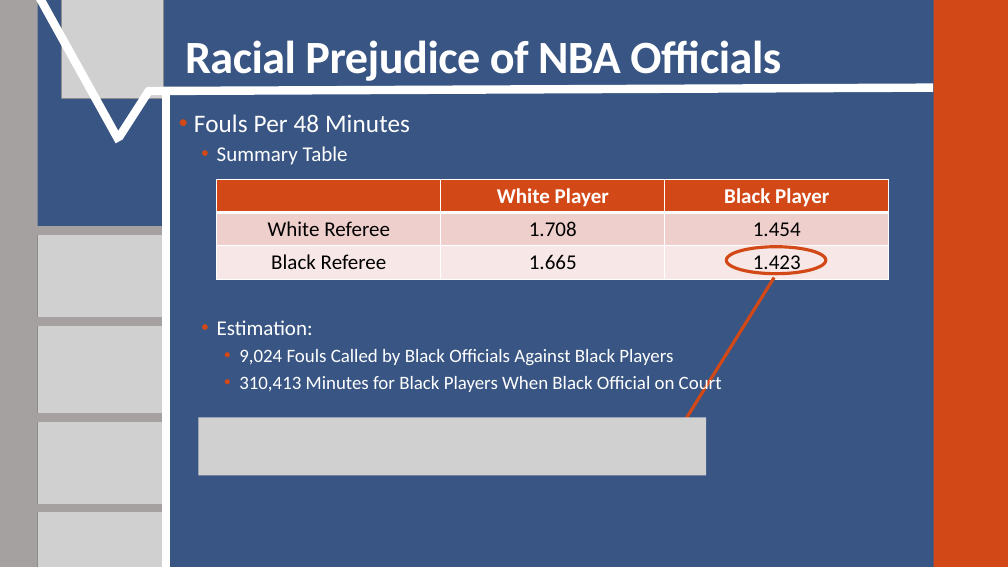
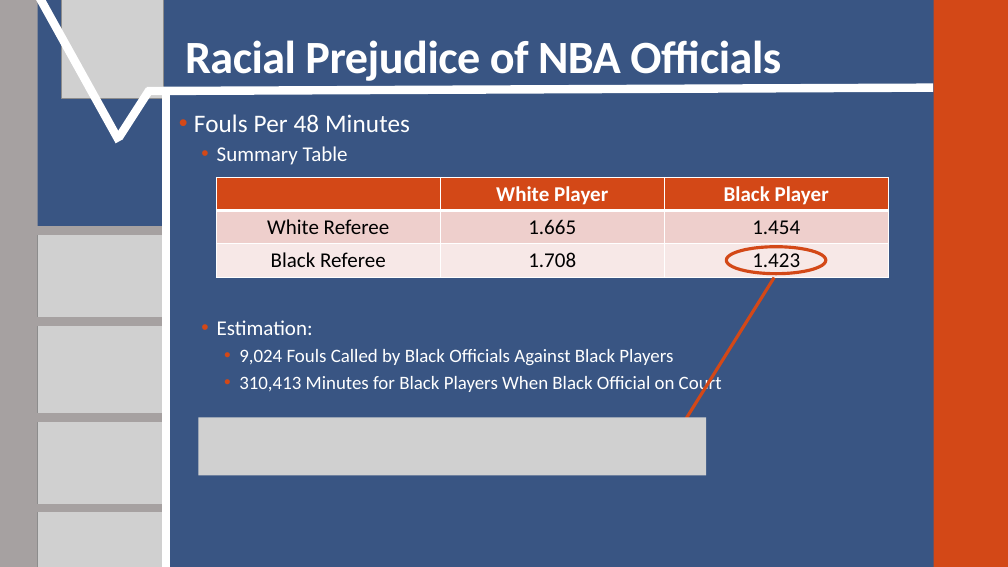
Before and after one commit to SuperMarioGiacomazzo/STOR538_WEBSITE, a slide deck: slide 4 of Slides/Basketball 5/Basketball_5_Lecture.pptx. Drawn at 1008x567 pixels with LibreOffice and Linux fonts; fonts in the diff are those of the drawing; grey boxes stand for pictures. Boxes give left, top, right and bottom in pixels: in the first picture for what was removed or moved away, otherwise in the second. Text is boxed around its words. In the diff, an @@ line names an element or a change of style, - is before the commit and + after.

```diff
--- a/Slides/Basketball 5/Basketball_5_Lecture.pptx
+++ b/Slides/Basketball 5/Basketball_5_Lecture.pptx
@@ table at box(216, 178, 888, 278) @@
-row 2, column 2: 1.708
+row 2, column 2: 1.665
-row 3, column 2: 1.665
+row 3, column 2: 1.708
```
Also in this commit, not shown: 3 other files.
